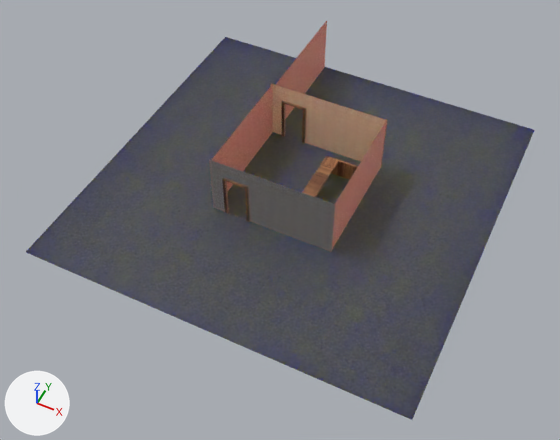
A saved change to the Blender file Assets/Models/Scenery/Bancada.blend.
One viewpoint serves both versions: a 50 mm lens placed at (30.8, -70.1, 83.5), pointed at (-3.0, -2.3, -1.2). Arrows for +X, +Y and +Z are at lower left; the lights stay in place.

Names of what the first picture shows: 'Bancada', 'Chão', 'Corredor', 'Moldura', 'Moldura.001', 'Parede da esquerda', 'Parede da frente', 'Parede de trás', 'Paredes da direita'.
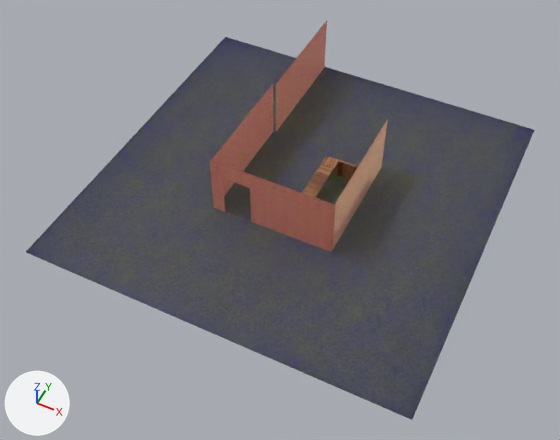
Pixel boxes (x1, y1, x2, y2) of what changed, in the pictures (560 x 440 px):
'Paredes da direita', hidden: before (271, 83, 387, 168)
'Parede de trás', reshaped: before (331, 121, 387, 249); after (331, 120, 388, 250)
'Moldura', hidden: before (222, 178, 250, 222)
'Moldura.001', hidden: before (282, 101, 306, 144)
part 1 of me_plane_004, rebuilt (not visible before): after (209, 160, 335, 252)
part 2 of me_plane_004, deleted: before (209, 160, 335, 252)
part 3 of me_plane_005, added (brown): after (331, 120, 388, 250)

The change, as a diff of the scene's bpy script:
```diff
--- a/Assets/Models/Scenery/Bancada.blend.py
+++ b/Assets/Models/Scenery/Bancada.blend.py
@@ me_plane_004 @@
 # used by ob_parede_da_esquerda; location = (-12.3, 4.3, 4.2); rotation_euler = (0.0, 1.571, 0.0), in degrees (0, 90, 0); scale = (5.11, 9.47, 9.47)
-me_plane_004.from_pydata(...)  # 36 vertices, 8 faces; spans x -1.0..1.0, y -1.0..-0.99, z -0.03..1.97
+me_plane_004.from_pydata(...)  # 9 vertices, 2 faces; spans x -1.01..0.99, y -1.0, z -0.03..1.97
+# me_plane_004 part 1: the loose piece of 9 vertices spanning x -1.0..1.0, y -0.99, z -0.03..1.97 is rebuilt with 9 vertices and now spans x -1.01..0.99, y -1.0, z -0.03..1.97
+# me_plane_004 part 2: the loose piece of 9 vertices spanning x -1.0..1.0, y -1.0, z -0.03..1.97 is deleted
 me_plane_004.materials.append(mat_parede)
@@ me_plane_005 @@
 me_plane_005.from_pydata(...)  # 4 vertices, 1 face; spans x -1.0..1.0, y -1.0..1.0, z 1.93
 # used by ob_parede_de_trás; location = (-12.0, 4.3, 4.2); rotation_euler = (0.0, 1.571, 0.0), in degrees (0, 90, 0); scale = (5.11, 9.47, 9.47)
+# me_plane_005 part 3: the loose piece of 4 vertices spanning x -1.0..1.0, y -1.0..1.0, z 1.93 is copied, and the copy is moved by (0.0, 0.0, 0.01); it spans x -1.0..1.0, y -1.0..1.0, z 1.94
 me_plane_005.materials.append(mat_parede)
@@ ob_paredes_da_direita @@
 ob_paredes_da_direita.scale = (5.11, 9.47, 9.47)
+ob_paredes_da_direita.hide_set(True)
@@ ob_moldura @@
 ob_moldura.scale = (0.223, 0.229, 3.55)
+ob_moldura.hide_set(True)
@@ ob_moldura_001 @@
 ob_moldura_001.scale = (0.223, 0.229, 3.55)
+ob_moldura_001.hide_set(True)
```
